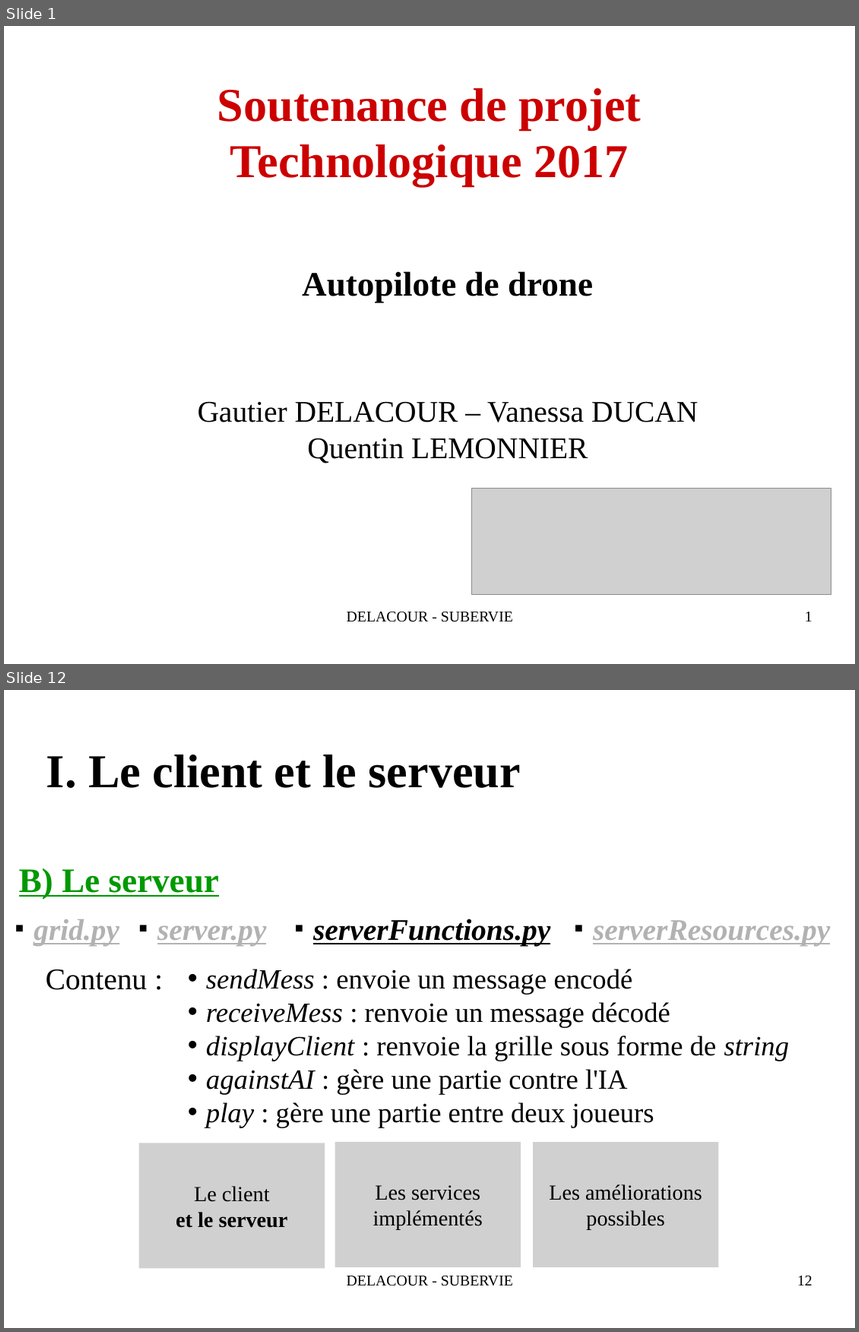
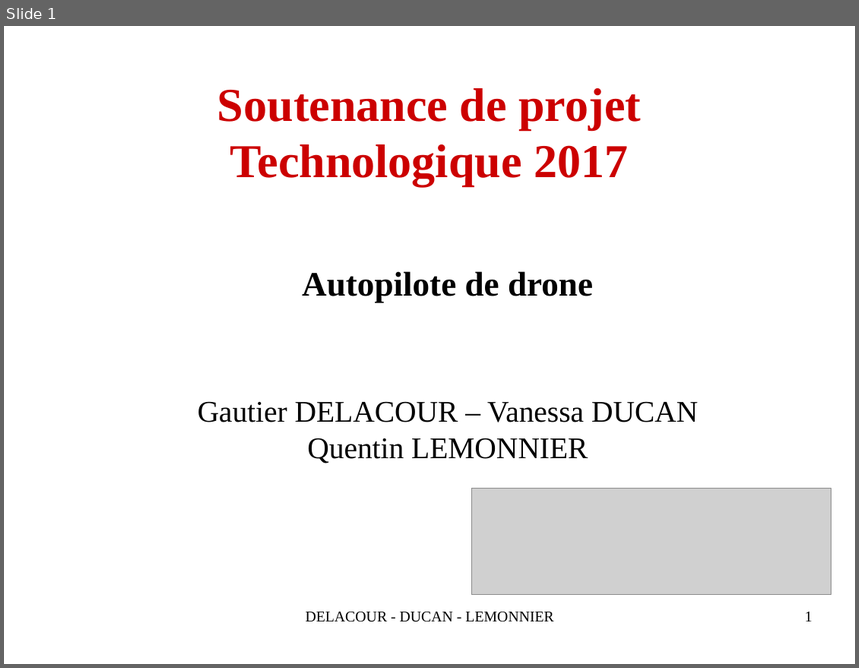
Before and after one commit to QuentinLem/ProjetTech-AutoPilot, a slide deck: doc/SoutenanceProjetReseau2016.odp. Shown one above the other, each under a label of ours: slides 1 and 12 before the commit, slide 1 after it; the slides between them are not shown. The pictures are 859x1332 and 859x668 pixels, drawn with LibreOffice and Linux fonts; fonts in the diff are those of the drawing; grey boxes stand for pictures; background and template pictures are left out. Boxes give left, top, right and bottom in pixels: in the first picture for what was removed or moved away, otherwise in the second. Text is boxed around its words. In the diff, an @@ line names an element or a change of style, - is before the commit and + after.

```diff
--- a/doc/SoutenanceProjetReseau2016.odp
+++ b/doc/SoutenanceProjetReseau2016.odp
@@ slide 12 removed at (4,690,855,1328), background #FFFFFF @@
@@ title removed at (47,755,521,788) @@
-I. Le client et le serveur
@@ text removed at (19,869,218,899) @@
-B) Le serveur
@@ text removed at (34,920,120,946) @@
-■ grid.py
@@ text removed at (158,926,266,946) @@
-■ server.py
@@ text removed at (313,919,550,946) @@
-■ serverFunctions.py
@@ text removed at (593,920,830,946) @@
-■ serverResources.py
@@ text removed at (46,970,148,990) @@
-Contenu :
@@ text removed at (206,969,790,1129) @@
-• sendMess : envoie un message encodé
-• receiveMess : renvoie un message décodé
-• displayClient : renvoie la grille sous forme de string
-• againstAI : gère une partie contre l'IA
-• play : gère une partie entre deux joueurs
@@ picture removed at (139,1144,325,1268) @@
-Le client
-et le serveur
@@ picture removed at (335,1143,522,1268) @@
-Les services
-implémentés
@@ picture removed at (533,1143,719,1268) @@
-Les améliorations
-possibles
@@ text removed at (347,1276,513,1287) @@
-DELACOUR - SUBERVIE
@@ page number removed at (797,1276,813,1286) @@
-12
@@ slide 1 changed as well @@
@@ text at (306,612,553,623): text changed @@
-DELACOUR - SUBERVIE
+DELACOUR - DUCAN - LEMONNIER
```
Also in this commit, not shown: 1 other slide changed, 18 slides added, 28 other slides removed.
